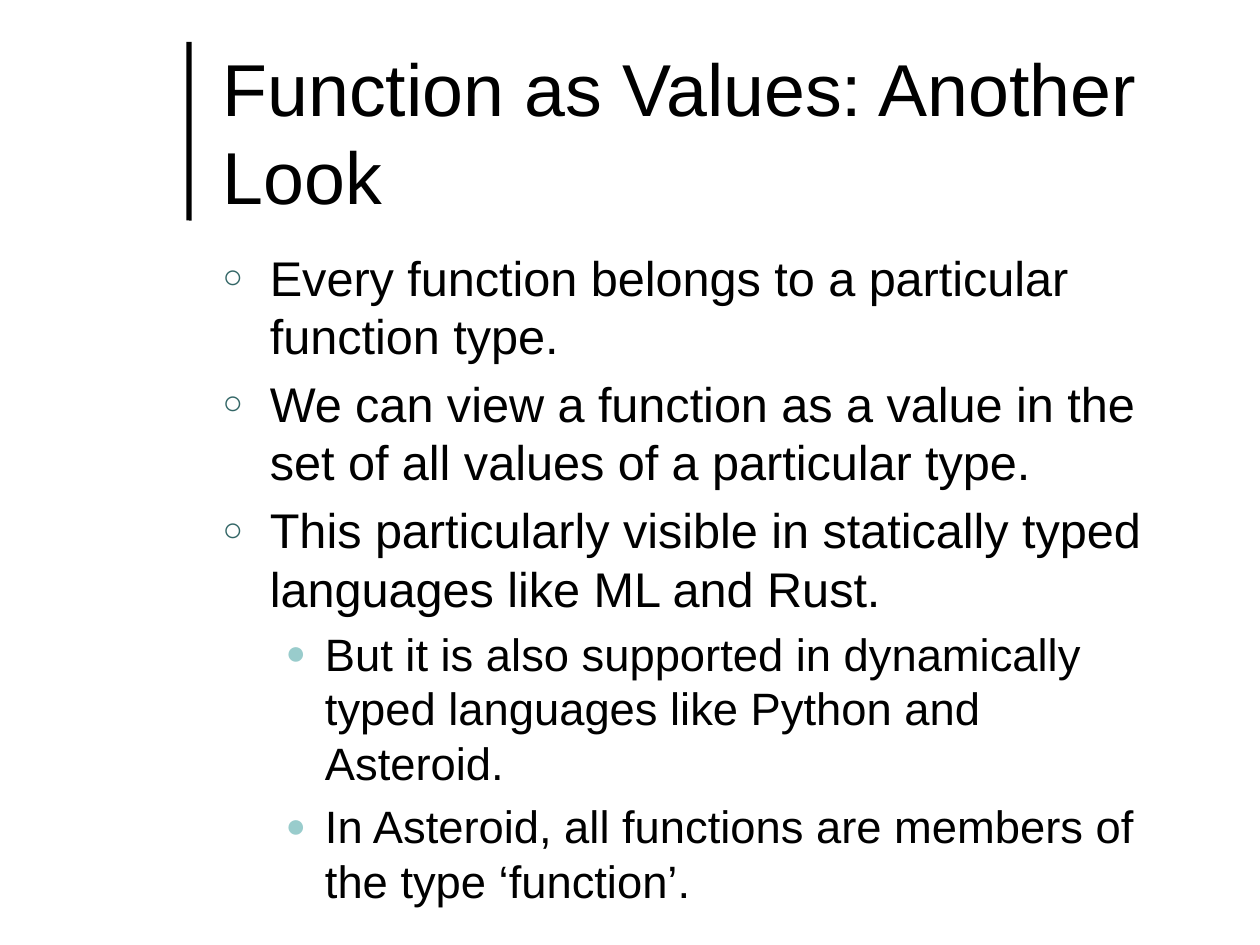
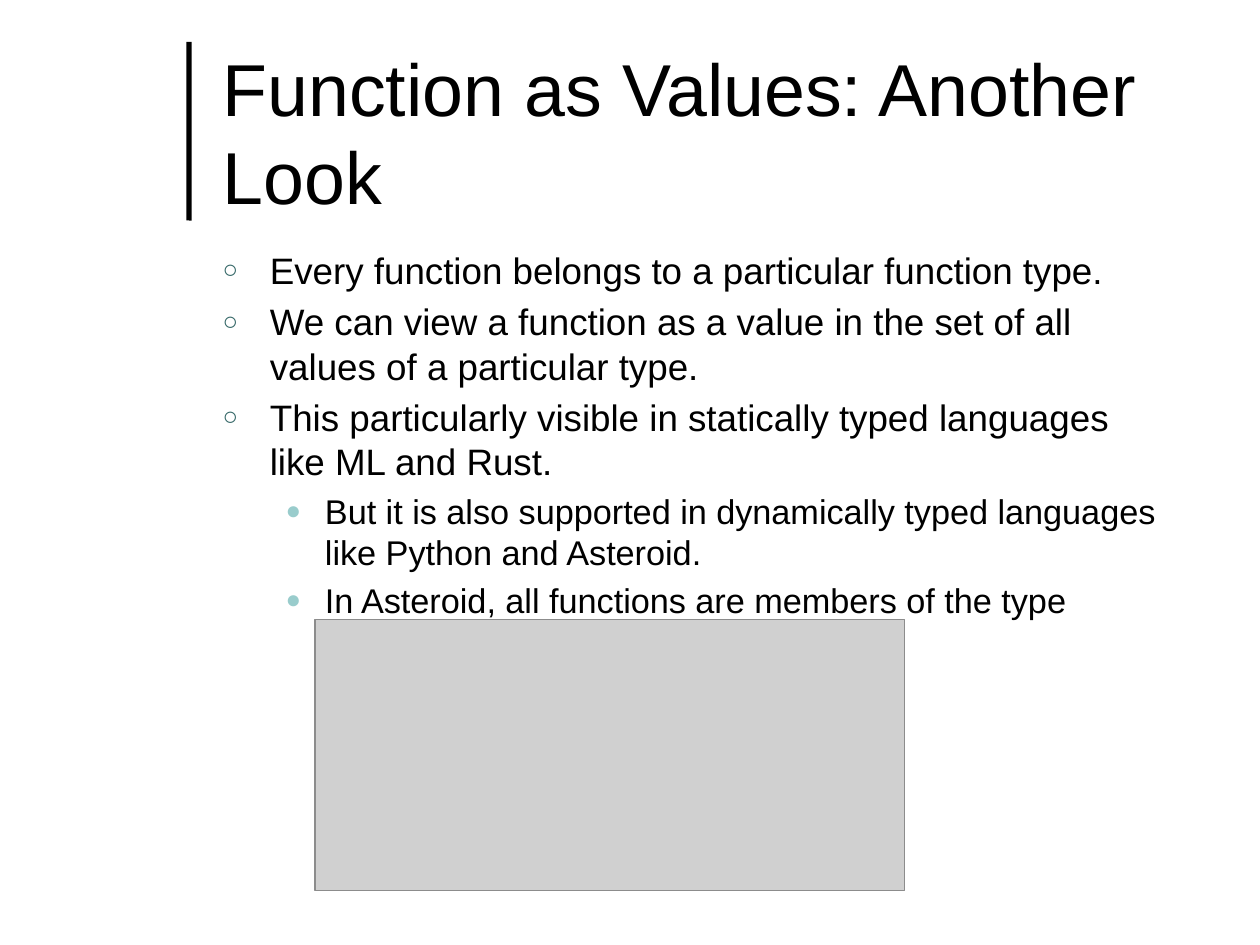
Before and after one commit to lutzhamel/CSC493, a slide deck: slide 14 of notes/csc493-ln010.pptx. Drawn at 1260x945 pixels with LibreOffice and Linux fonts; fonts in the diff are those of the drawing; grey boxes stand for pictures; background and template pictures are left out. Boxes give left, top, right and bottom in pixels: in the first picture for what was removed or moved away, otherwise in the second. Text is boxed around its words. In the diff, an @@ line names an element or a change of style, - is before the commit and + after.

```diff
--- a/notes/csc493-ln010.pptx
+++ b/notes/csc493-ln010.pptx
@@ text "Every function belongs to a ..." at (270,257,1156,619): size 27.8 to 21 pt in "Every function belongs to a particular function ...", "We can view a function as a ...", "This particularly visible in statically typed languages ..."; size 25.9 to 19.6 pt in "But it is also supported in dynamically ...", "In Asteroid, all functions are members of ..."; less space between paragraphs @@
@@ picture added at (315,620,905,891) @@
```
Also in this commit, not shown: 11 other files.
